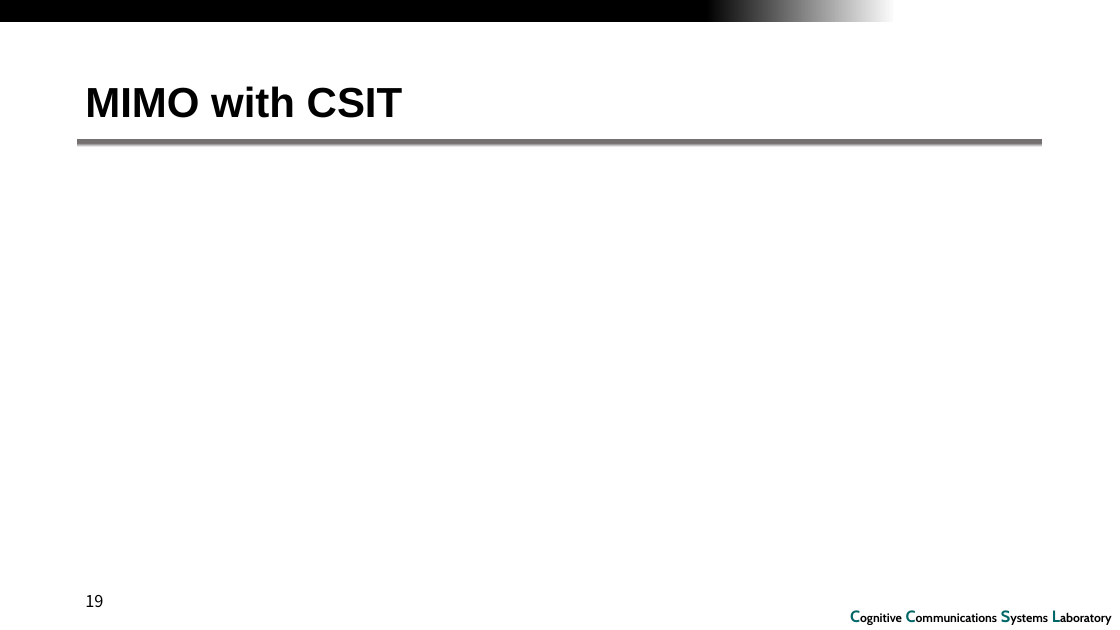
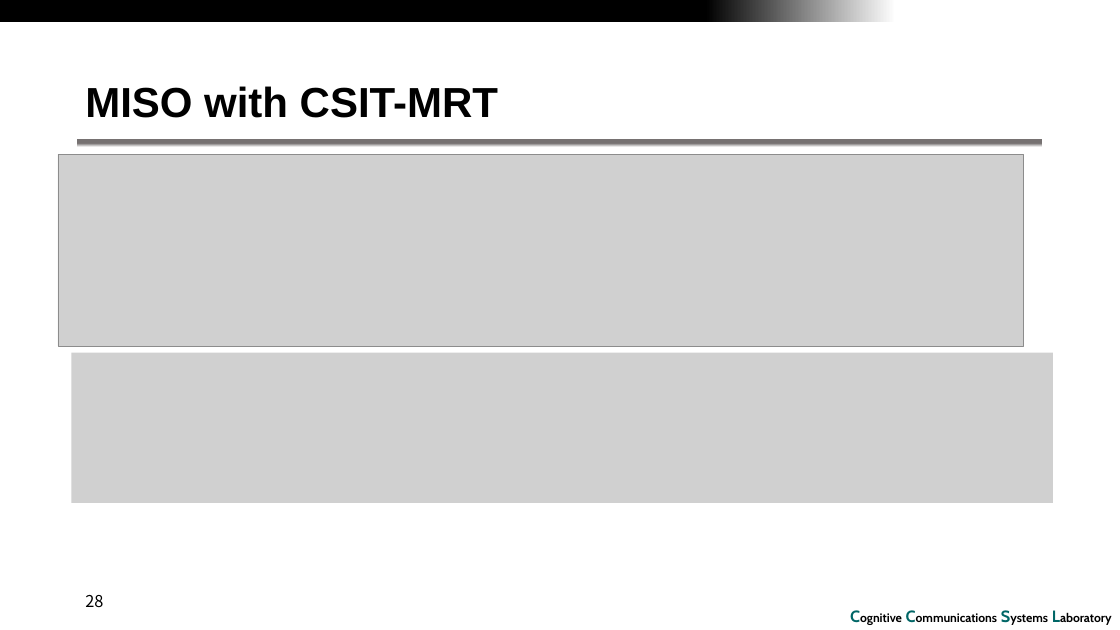
Before and after one commit to RefatHanbat/Presentation-of-SDM, a slide deck: slide 28 of assignment-5.pptx (slide 19 before the commit). Drawn at 1120x630 pixels with LibreOffice and Linux fonts; fonts in the diff are those of the drawing; grey boxes stand for pictures; background and template pictures are left out. Boxes give left, top, right and bottom in pixels: in the first picture for what was removed or moved away, otherwise in the second. Text is boxed around its words. In the diff, an @@ line names an element or a change of style, - is before the commit and + after.

```diff
--- a/assignment-5.pptx
+++ b/assignment-5.pptx
@@ title at bbox=[85, 86, 498, 118]: text changed @@
-MIMO with CSIT
+MISO with CSIT-MRT
@@ picture added at bbox=[58, 155, 1024, 346] @@
@@ picture added at bbox=[71, 353, 1054, 503] @@
@@ page number at bbox=[85, 595, 103, 607]: text changed @@
-19
+28
```
Also in this commit, not shown: 15 other slides changed, 34 slides added, 3 slides removed, 5 other files.
